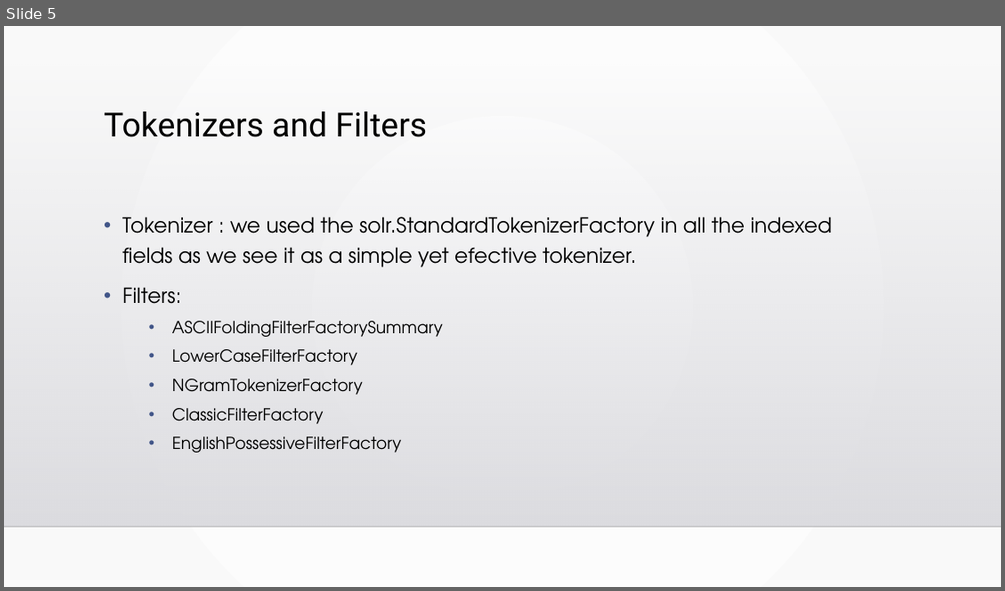
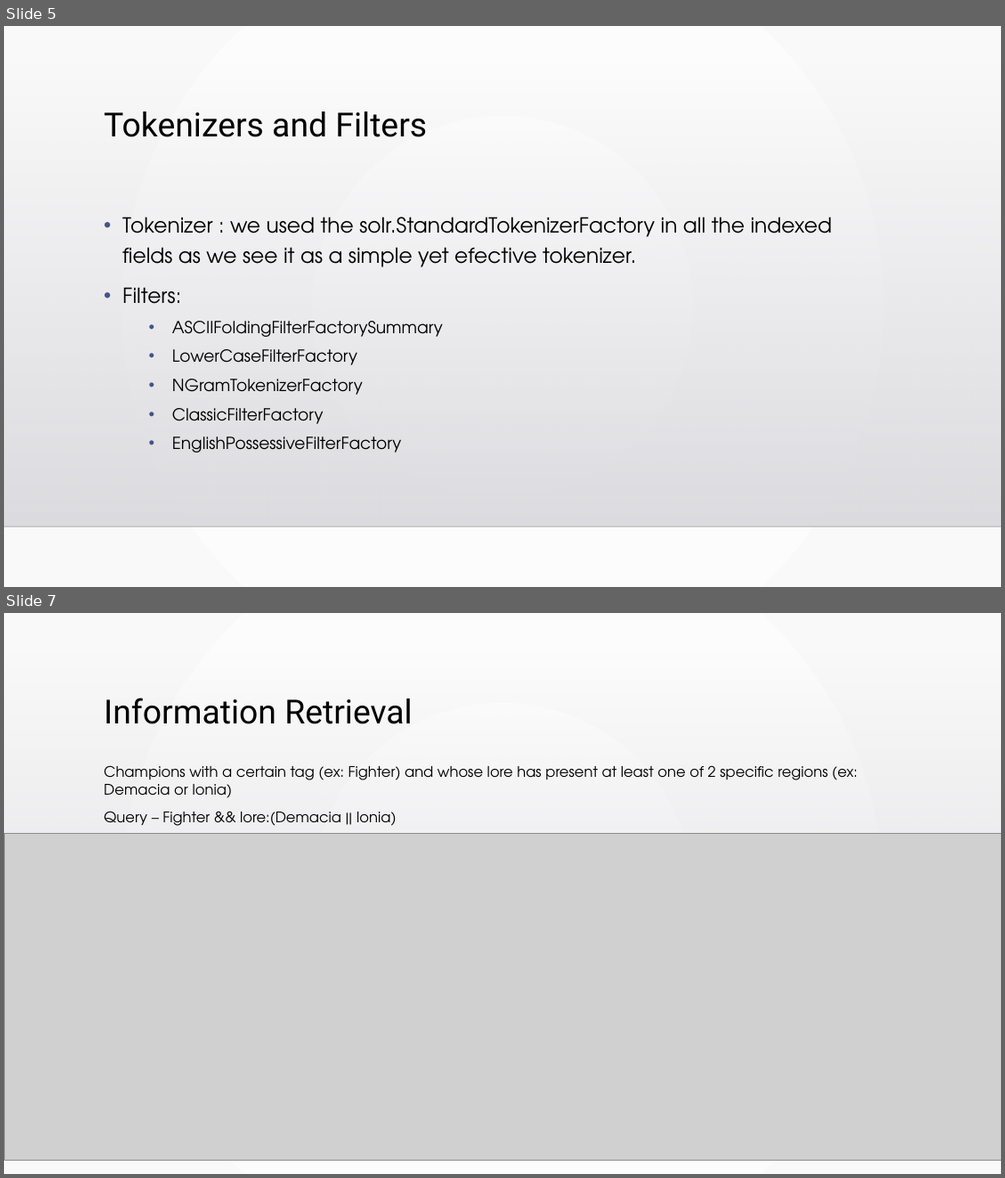
Before and after one commit to MiNeves00/PRI2021, a slide deck: docs/apresentacao2.pptx. Shown one above the other, each under a label of ours: slide 5 before the commit, slides 5 and 7 after it; the slides between them are not shown. The pictures are 1005x591 and 1005x1178 pixels, drawn with LibreOffice and Linux fonts; fonts in the diff are those of the drawing; grey boxes stand for pictures; background and template pictures are left out. Boxes give left, top, right and bottom in pixels: in the first picture for what was removed or moved away, otherwise in the second. Text is boxed around its words. In the diff, an @@ line names an element or a change of style, - is before the commit and + after.

```diff
--- a/docs/apresentacao2.pptx
+++ b/docs/apresentacao2.pptx
@@ slide 7 added at (4,613,1001,1174), background gradient #FFFFFF to #FAFAFA; not listed: 2 template elements that a slide beside it also shows @@
@@ title added at (104,698,412,724), 32 pt, text #000000 @@
+Information Retrieval
@@ text added at (104,765,858,826), 14 pt, text #000000 @@
+Champions with a certain tag (ex: Fighter) and whose lore has present at least one of 2 specific regions (ex: Demacia or Ionia)
+Query – Fighter && lore:(Demacia || Ionia)
@@ picture added at (4,834,1001,1159) @@
```
Also in this commit, not shown: 2 slides changed, 8 other slides added, 1 slide removed.
